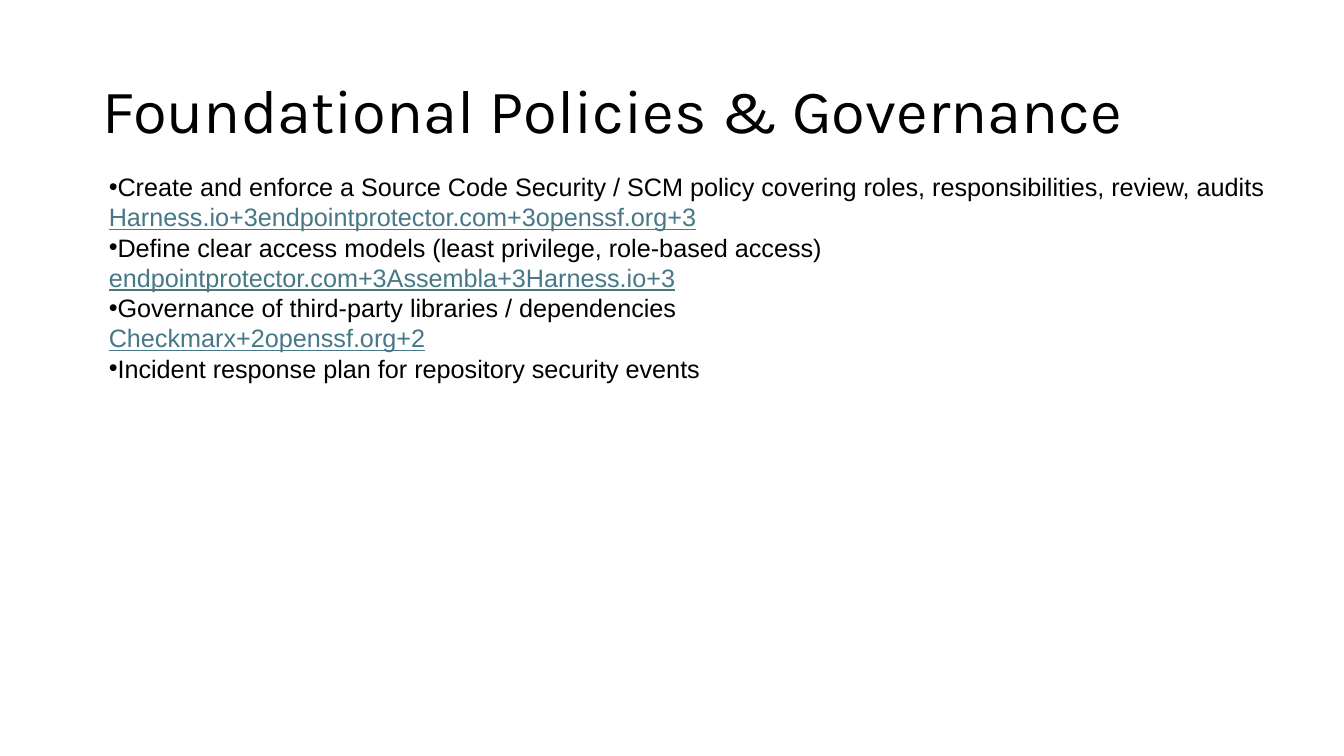
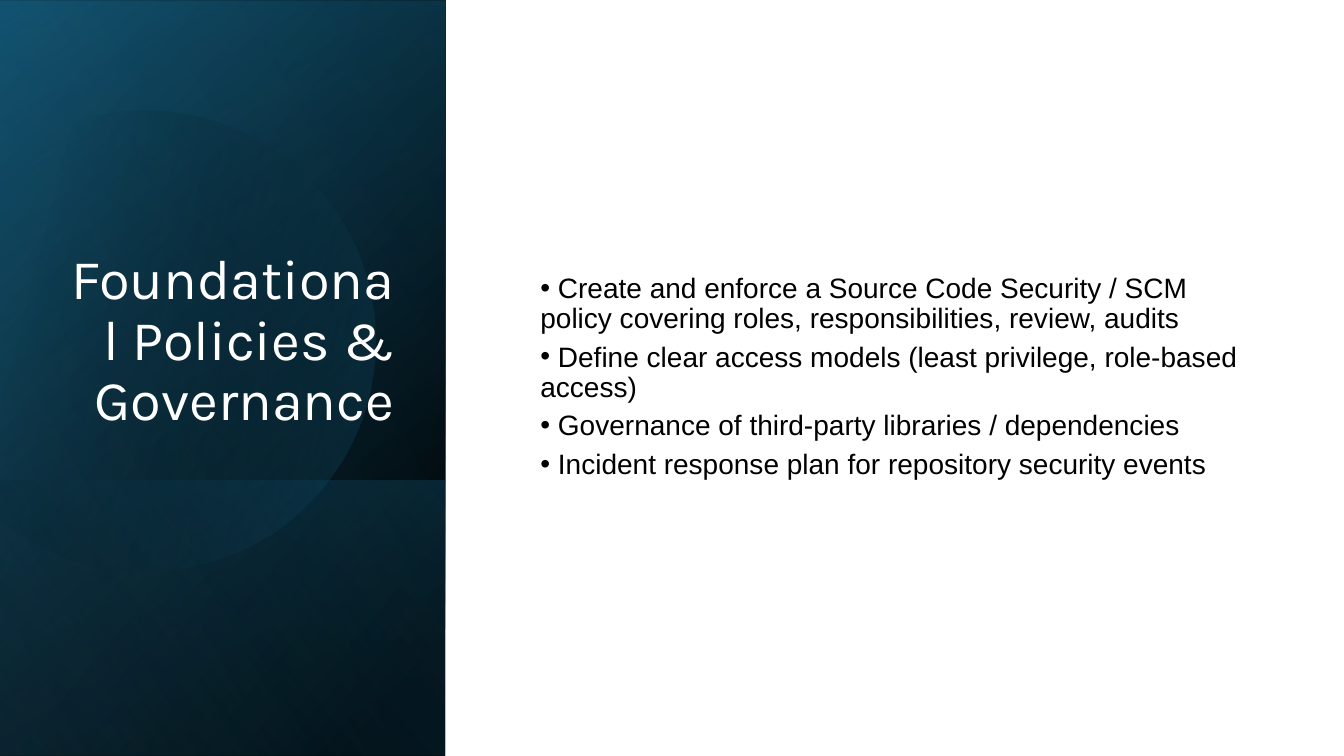
Before and after one commit to jacobwachenbach/csd-380, a slide deck: slide 3 of module-11/Achenbach-module11-csd-380.pptx. Drawn at 1344x756 pixels with LibreOffice and Linux fonts; fonts in the diff are those of the drawing. Boxes give left, top, right and bottom in pixels: in the first picture for what was removed or moved away, otherwise in the second. Text is boxed around its words. In the diff, an @@ line names an element or a change of style, - is before the commit and + after.

```diff
--- a/module-11/Achenbach-module11-csd-380.pptx
+++ b/module-11/Achenbach-module11-csd-380.pptx
@@ rectangle added at <box>0,0,1344,756</box>, fill #FFFFFF @@
@@ rectangle added at <box>0,0,446,756</box>, fill gradient #000000 to #104862 @@
@@ rectangle added at <box>0,1,446,756</box>, fill gradient #000000 to #156082 @@
@@ rectangle added at <box>0,0,446,755</box>, fill gradient #000000 to #46B1E1 @@
@@ freeform shape added at <box>0,56,431,618</box>, fill gradient #000000 to #156082 @@
@@ title "Foundational Policies & Governance": place and size @@
-title "Foundational Policies & Governance" at <box>102,90,1122,134</box>
+title "Foundational Policies & Governance" at <box>95,321,395,421</box>
@@ title "Foundational Policies & Governance" at <box>95,321,395,421</box>: size 44 to 40 pt, text colour #000000 to #FFFFFF; alignment left to right; vertical alignment middle to bottom @@
@@ text "Create and enforce a Source ...": place and size @@
-text "Create and enforce a Source ..." at <box>109,177,1264,383</box>
+text "Create and enforce a Source ..." at <box>540,277,1237,479</box>
@@ text "Create and enforce a Source ..." at <box>540,277,1237,479</box>: size 18 to 20 pt; line spacing 1 to 0.9; more space between paragraphs @@
@@ text at <box>109,207,696,232</box>: paragraph removed @@
-Harness.io+3endpointprotector.com+3openssf.org+3
@@ text at <box>109,268,675,293</box>: paragraph removed @@
-endpointprotector.com+3Assembla+3Harness.io+3
@@ text at <box>109,328,425,353</box>: paragraph removed @@
-Checkmarx+2openssf.org+2
@@ rectangle added at <box>0,480,446,756</box>, fill gradient #156082 to #000000 @@
```
Also in this commit, not shown: 10 other slides changed.
